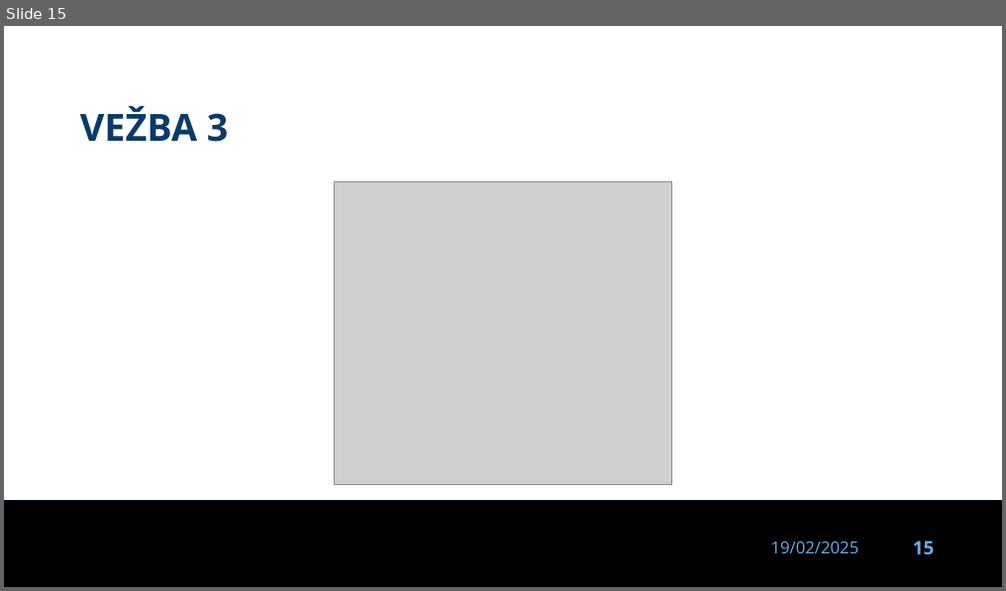
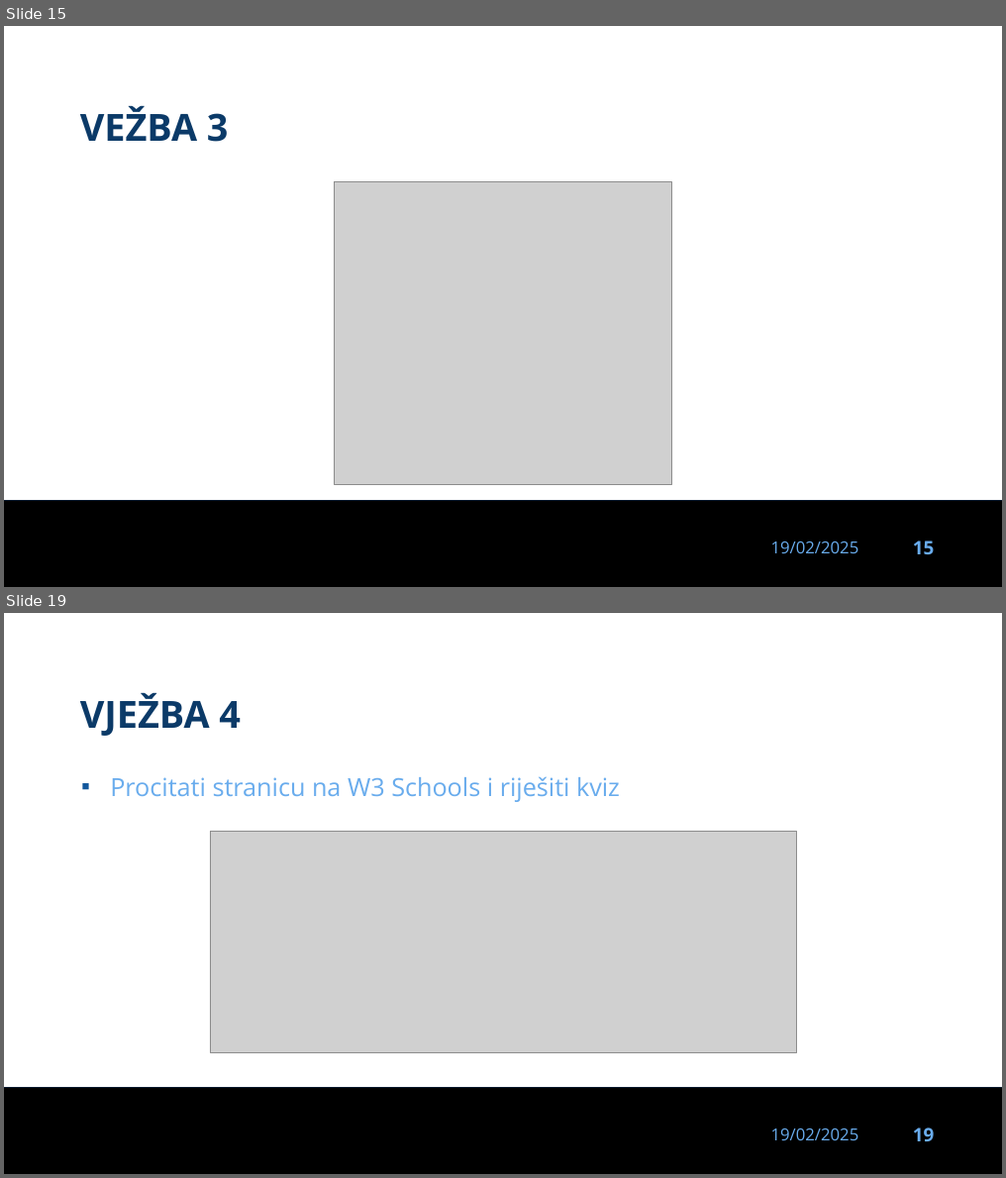
Before and after one commit to dinoDuvnjak/CTK, a slide deck: Bootcamp/dan-22-html-css/dan-22-html-css.pptx. Shown one above the other, each under a label of ours: slide 15 before the commit, slides 15 and 19 after it; the slides between them are not shown. The pictures are 1006x591 and 1006x1178 pixels, drawn with LibreOffice and Linux fonts; fonts in the diff are those of the drawing; grey boxes stand for pictures; background and template pictures are left out. Boxes give left, top, right and bottom in pixels: in the first picture for what was removed or moved away, otherwise in the second. Text is boxed around its words. In the diff, an @@ line names an element or a change of style, - is before the commit and + after.

```diff
--- a/Bootcamp/dan-22-html-css/dan-22-html-css.pptx
+++ b/Bootcamp/dan-22-html-css/dan-22-html-css.pptx
@@ slide 19 added at (x1=4, y1=613, x2=1002, y2=1174), background #FFFFFF; not listed: 3 template elements that a slide beside it also shows @@
@@ title added at (x1=80, y1=693, x2=241, y2=736), 36 pt, text #0B3A68, bold @@
+VJEŽBA 4
@@ text added at (x1=110, y1=776, x2=620, y2=802), 24 pt, text #69ACED @@
+▪ Procitati stranicu na W3 Schools i riješiti kviz
@@ picture added at (x1=210, y1=832, x2=796, y2=1054) @@
```
Also in this commit, not shown: 1 slide changed, 6 other slides added, 13 other files.
